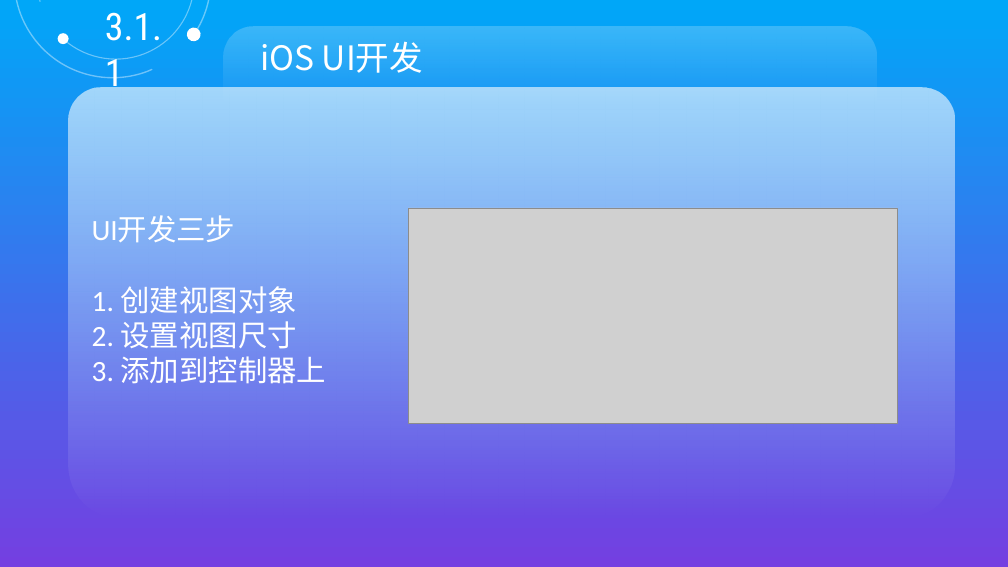
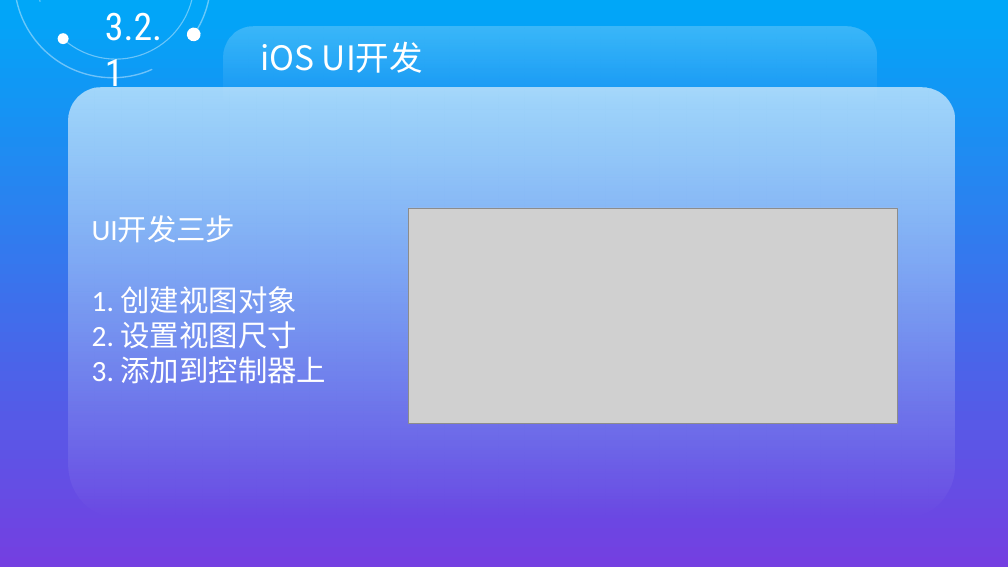
Before and after one commit to GeorgeGod/PPT, a slide deck: slide 27 of iOSTalk.pptx. Drawn at 1008x567 pixels with LibreOffice and Linux fonts; fonts in the diff are those of the drawing; grey boxes stand for pictures. Boxes give left, top, right and bottom in pixels: in the first picture for what was removed or moved away, otherwise in the second. Text is boxed around its words. In the diff, an @@ line names an element or a change of style, - is before the commit and + after.

```diff
--- a/iOSTalk.pptx
+++ b/iOSTalk.pptx
@@ text at (x1=105, y1=12, x2=162, y2=96): text changed @@
-3.1.1
+3.2.1
```
Also in this commit, not shown: 11 other slides changed.
